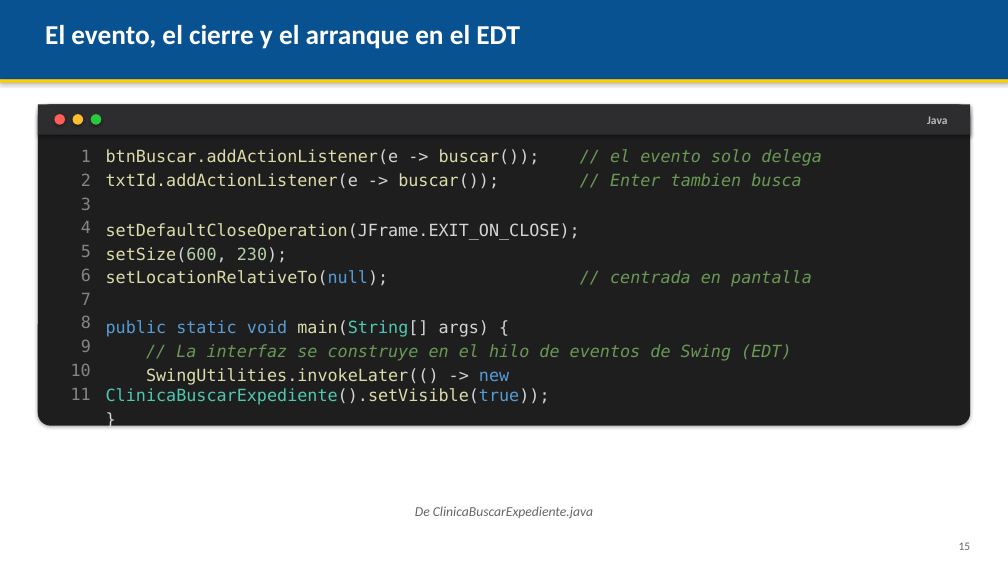
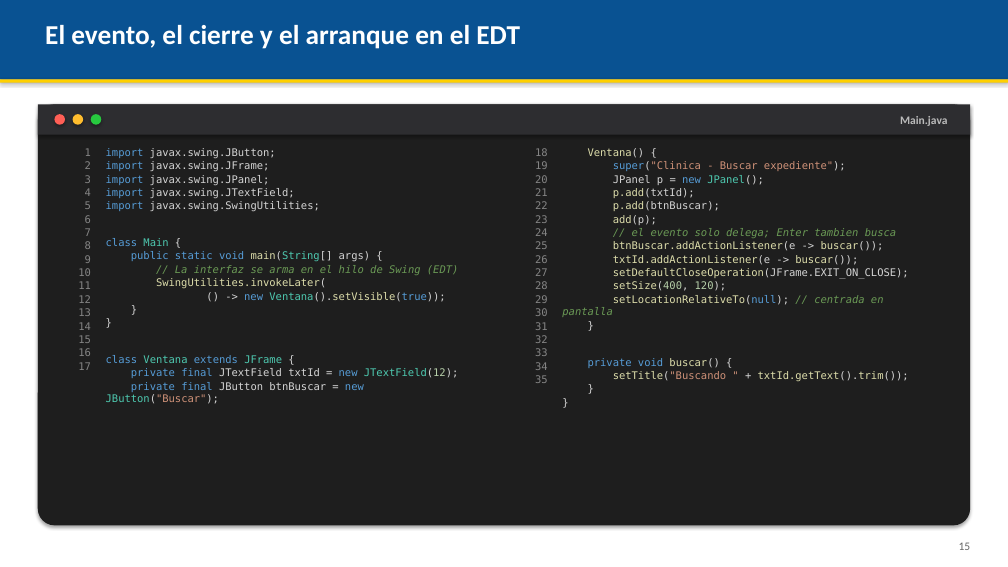
Before and after one commit to AndresDFX/UNIAJ, a slide deck: slide 15 of Programacion II/Clases/Clase 4 - Mapas conjuntos e interfaces graficas GUI/Presentacion.pptx. Drawn at 1008x567 pixels with LibreOffice and Linux fonts; fonts in the diff are those of the drawing. Boxes give left, top, right and bottom in pixels: in the first picture for what was removed or moved away, otherwise in the second. Text is boxed around its words. In the diff, an @@ line names an element or a change of style, - is before the commit and + after.

```diff
--- a/Programacion II/Clases/Clase 4 - Mapas conjuntos e interfaces graficas GUI/Presentacion.pptx
+++ b/Programacion II/Clases/Clase 4 - Mapas conjuntos e interfaces graficas GUI/Presentacion.pptx
@@ rounded rectangle: place and size @@
-rounded rectangle at (38,104,970,426)
+rounded rectangle at (38,104,970,526)
@@ text at (900,116,947,126): text changed @@
-Java
+Main.java
@@ text at (78,148,91,289): size 16 to 10 pt in "1", "2", "3", "4" and 7 more places; less space between paragraphs @@
@@ text at (106,148,320,246): text changed; size 16 to 10 pt; text colour #DCDCAA to #D4D4D4 @@
-btnBuscar.addActionListener(e -> buscar()); // el evento solo delega
-txtId.addActionListener(e -> buscar()); // Enter tambien busca
-setDefaultCloseOperation(JFrame.EXIT_ON_CLOSE);
-setSize(600, 230);
-setLocationRelativeTo(null); // centrada en pantalla
+import javax.swing.JButton;
+import javax.swing.JFrame;
+import javax.swing.JPanel;
+import javax.swing.JTextField;
+import javax.swing.SwingUtilities;
+class Main {
@@ text added at (535,148,548,383), 10 pt, text #858585 @@
+18
+19
+20
+21
+22
+23
+24
+25
+26
+27
+28
+29
+30
+31
+32
+33
+34
+35
@@ text added at (562,148,909,381), 10 pt, text #DCDCAA @@
+Ventana() {
+super("Clinica - Buscar expediente");
+JPanel p = new JPanel();
+p.add(txtId);
+p.add(btnBuscar);
+add(p);
+// el evento solo delega; Enter tambien busca
+btnBuscar.addActionListener(e -> buscar());
+txtId.addActionListener(e -> buscar());
+setDefaultCloseOperation(JFrame.EXIT_ON_CLOSE);
+setSize(400, 120);
+setLocationRelativeTo(null); // centrada en pantalla
+}
+private void buscar() {
+setTitle("Buscando " + txtId.getText().trim());
+}
+}
@@ text at (131,251,371,261): size 16 to 10 pt in "public static void main(String[] args) {", "}"; less space between paragraphs @@
@@ text at (156,265,459,302): text changed; size 16 to 10 pt @@
-// La interfaz se construye en el hilo de eventos de Swing (EDT)
-SwingUtilities.invokeLater(() -> new ClinicaBuscarExpediente().setVisible(true));
+// La interfaz se arma en el hilo de Swing (EDT)
+SwingUtilities.invokeLater(
+() -> new Ventana().setVisible(true));
@@ text at (78,295,91,370): paragraphs added @@
+12
+13
+14
+15
+16
+17
@@ text at (106,355,458,404): paragraphs added @@
+}
+class Ventana extends JFrame {
+private final JTextField txtId = new JTextField(12);
+private final JButton btnBuscar = new JButton("Buscar");
@@ text removed at (415,506,593,519) @@
-De ClinicaBuscarExpediente.java
```
Also in this commit, not shown: 7 other slides changed, 53 other files.
